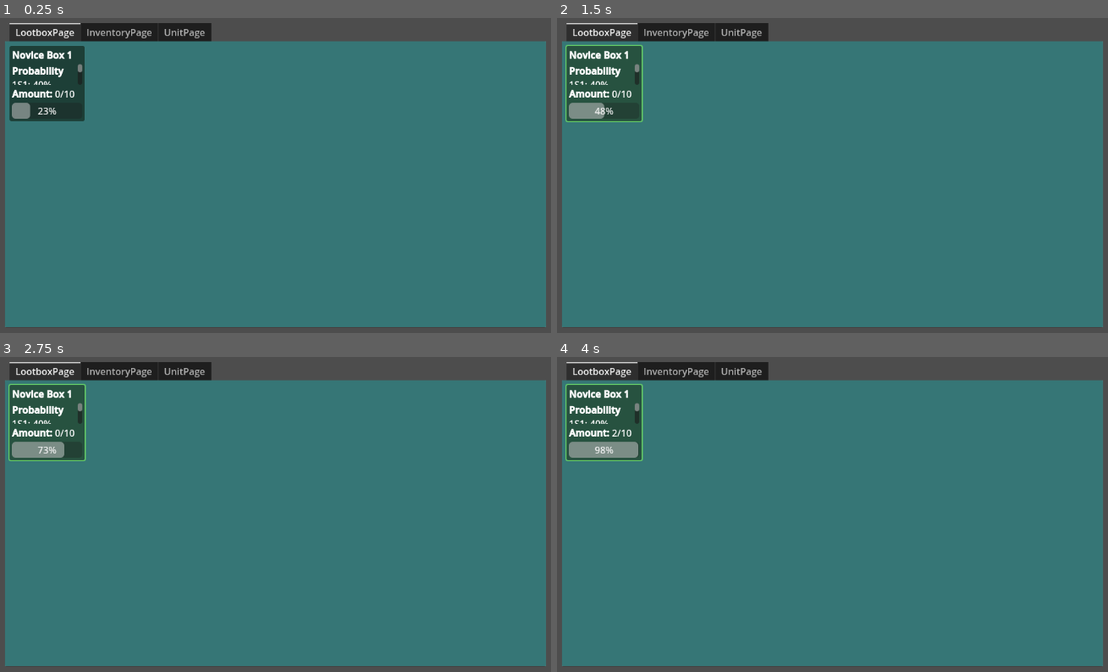
Above: before the commit, frames 1-4 (two rows, left to right).
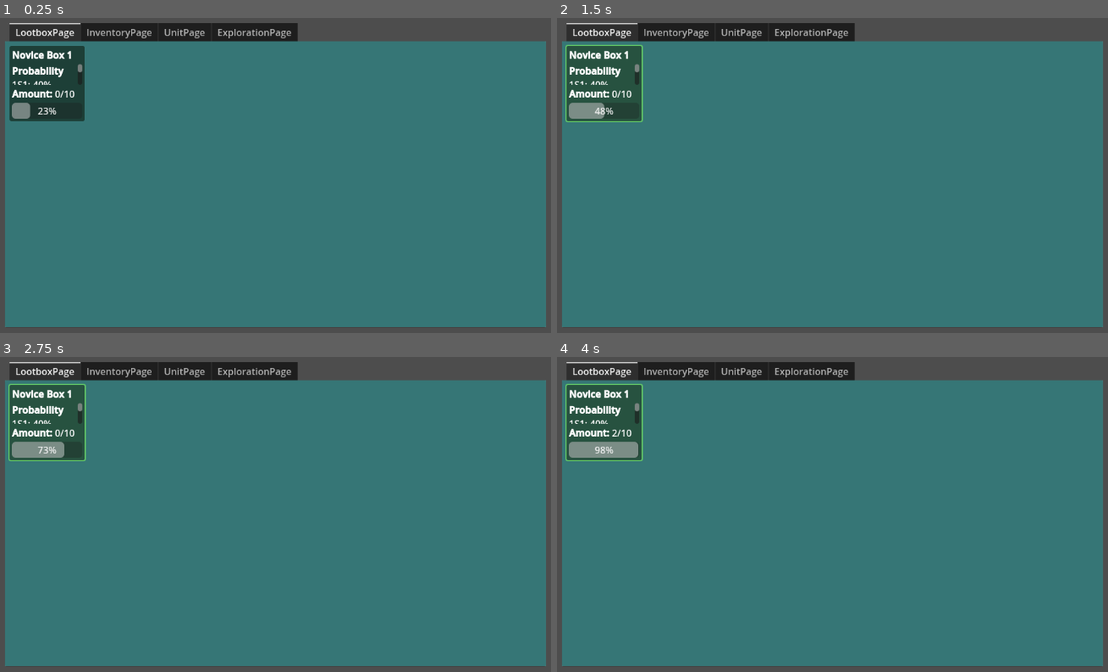
Above: after the commit, the same moments.

Repository: Wayl123/Inf-Army
Game: Godot game, scene res://scene/game_interface.tscn
Two runs of this game, one before a commit and one after it. Both use one fixed random seed, a clock stepped at 60 frames per second and the inputs below.
Inputs (mouse positions are in pixels of both pictures, inside the frame that each line leads up to):
- Up to frame 1 (0.25 s): no input
- Up to frame 2 (1.5 s): click (606, 84) at 0.5 s; click (606, 84) at 1.25 s
- Up to frame 3 (2.75 s): click (49, 423) at 2 s
- Up to frame 4 (4 s): no input

The runs differ from the first frame. In frame 1, 0.9% of the frame differs, in the area x 38-55%, y 1-8%; in frame 2, 0.9%; in frame 3, 0.9%; in frame 4, 0.9%.

Commit message:
Ability to retrieve total power of the top few normal unit

Diff:
--- /dev/null
+++ b/scene/exploration_page.tscn
@@ -0,0 +1,16 @@
+[gd_scene load_steps=2 format=3 uid="uid://dmnimd75ggbx8"]
+
+[ext_resource type="Script" path="res://script/ExplorationPage.gd" id="1_xmf5l"]
+
+[node name="ExplorationPage" type="PanelContainer" groups=["Exploration"]]
+offset_right = 40.0
+offset_bottom = 40.0
+script = ExtResource("1_xmf5l")
+
+[node name="ExplorationMargin" type="MarginContainer" parent="."]
+layout_mode = 2
+
+[node name="Test" type="Button" parent="ExplorationMargin"]
+unique_name_in_owner = true
+layout_mode = 2
+text = "0"
--- a/scene/lootbox_page.tscn
+++ b/scene/lootbox_page.tscn
@@ -5,7 +5,7 @@
 [sub_resource type="StyleBoxFlat" id="StyleBoxFlat_xhvws"]
 bg_color = Color(0.247059, 0.74902, 0.74902, 0.498039)
 
-[node name="LootboxPage" type="PanelContainer"]
+[node name="LootboxPage" type="PanelContainer" groups=["LootboxInventory"]]
 anchors_preset = 15
 anchor_right = 1.0
 anchor_bottom = 1.0
--- a/scene/page_tab.tscn
+++ b/scene/page_tab.tscn
@@ -1,9 +1,10 @@
-[gd_scene load_steps=5 format=3 uid="uid://im34kmqserum"]
+[gd_scene load_steps=6 format=3 uid="uid://im34kmqserum"]
 
 [ext_resource type="PackedScene" uid="uid://mo8l4nyp4n1e" path="res://scene/lootbox_page.tscn" id="1_7v5ko"]
 [ext_resource type="Script" path="res://script/Tabs.gd" id="1_dtb2c"]
 [ext_resource type="PackedScene" uid="uid://d2sjtbomxp0wk" path="res://scene/inventory_page.tscn" id="3_r7rac"]
 [ext_resource type="PackedScene" uid="uid://dhys67yf1mr86" path="res://scene/unit_page.tscn" id="4_oihgv"]
+[ext_resource type="PackedScene" uid="uid://dmnimd75ggbx8" path="res://scene/exploration_page.tscn" id="5_unfvf"]
 
 [node name="PageTab" type="Node2D"]
 
@@ -22,3 +23,7 @@
 [node name="UnitPage" parent="Tabs" instance=ExtResource("4_oihgv")]
 visible = false
 layout_mode = 2
+
+[node name="ExplorationPage" parent="Tabs" instance=ExtResource("5_unfvf")]
+visible = false
+layout_mode = 2
--- /dev/null
+++ b/script/ExplorationPage.gd
@@ -0,0 +1,12 @@
+extends PanelContainer
+
+@onready var unitInventory = get_tree().get_first_node_in_group("UnitInventory")
+
+@onready var test = %Test
+
+func _ready() -> void:
+	test.connect("pressed", Callable(self, "_test"))
+
+func _test():
+	var power = unitInventory.get_power_by_amount([0, 5])
+	test.text = str(power)
--- a/script/NormalUnit.gd
+++ b/script/NormalUnit.gd
@@ -26,3 +26,9 @@
 
 func get_power() -> int:
 	return int(unitData["Power"])
+
+func get_power_by_amount(pAmount : int) -> Array:
+	if pAmount > int(unitData["Amount"]):
+		return [int(unitData["Amount"]) * int(unitData["Power"]), pAmount - int(unitData["Amount"])]
+	else:
+		return [pAmount * int(unitData["Power"]), 0]
--- a/script/NormalUnitList.gd
+++ b/script/NormalUnitList.gd
@@ -41,3 +41,16 @@
 			normalUnit.name = unit
 
 			unitsData[unit] = normalUnit
+
+func get_power_by_amount(pAmount : int) -> int:
+	var power = 0
+	var index = 1
+
+	while pAmount > 0 and index < get_child_count():
+		var returnPower = get_child(index).get_power_by_amount(pAmount)
+
+		power += returnPower[0]
+		pAmount = returnPower[1]
+		index += 1
+
+	return power
--- a/script/UnitPage.gd
+++ b/script/UnitPage.gd
@@ -17,3 +17,10 @@
 
 	heroUnitList.add_unit(heroUnits)
 	normalUnitList.add_unit(normalUnits)
+
+func get_power_by_amount(pAmounts : Array) -> int:
+	var power = 0
+
+	power += normalUnitList.get_power_by_amount(pAmounts[1])
+
+	return power
